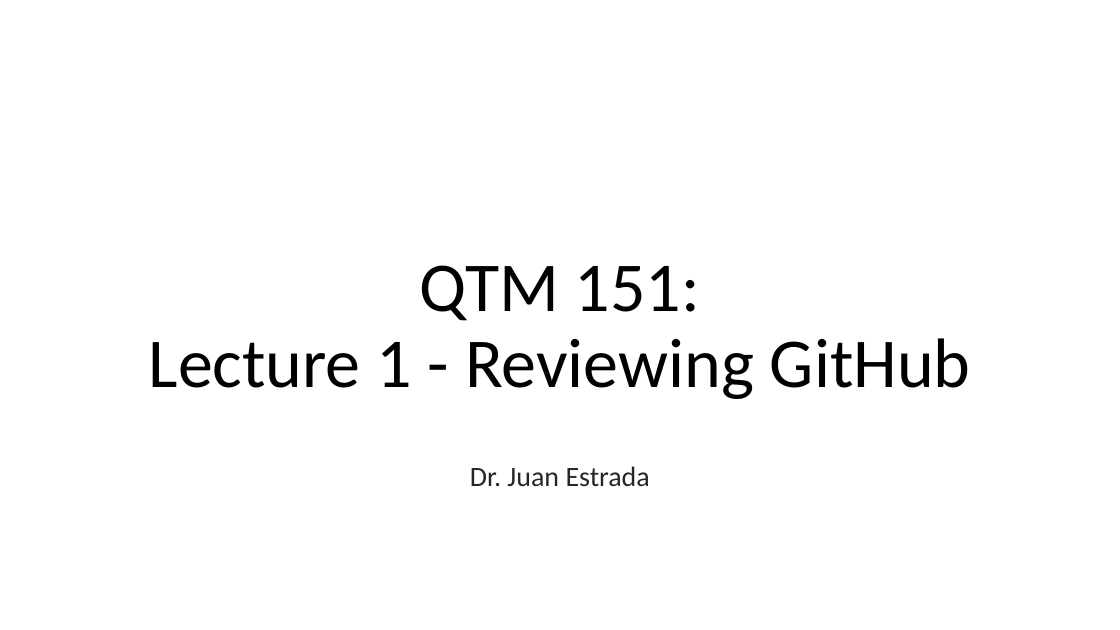
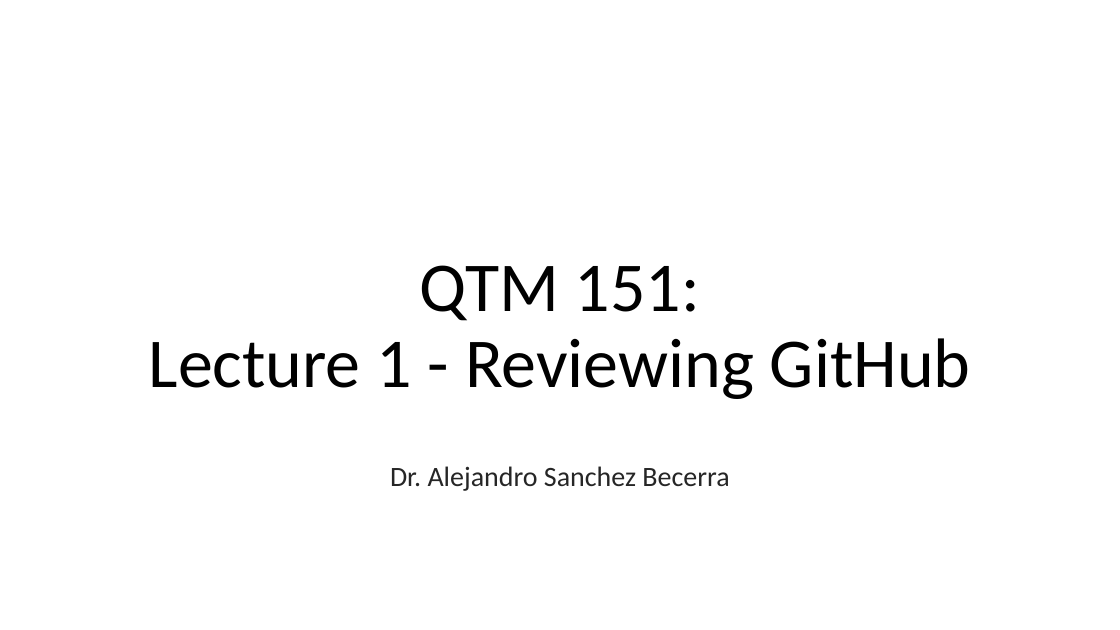
Before and after one commit to zoe-liu-724/qtm151spring2025, a slide deck: slide 1 of Lecture 01/Lecture-GithubReview.pptx. Drawn at 1120x630 pixels with LibreOffice and Linux fonts; fonts in the diff are those of the drawing; background and template pictures are left out. Boxes give left, top, right and bottom in pixels: in the first picture for what was removed or moved away, otherwise in the second. Text is boxed around its words. In the diff, an @@ line names an element or a change of style, - is before the commit and + after.

```diff
--- a/Lecture 01/Lecture-GithubReview.pptx
+++ b/Lecture 01/Lecture-GithubReview.pptx
@@ subtitle at (x1=390, y1=466, x2=729, y2=491): text changed @@
-Dr. Juan Estrada
+Dr. Alejandro Sanchez Becerra
```
Also in this commit, not shown: 2 other slides changed, 2 slides removed, 17 other files.
